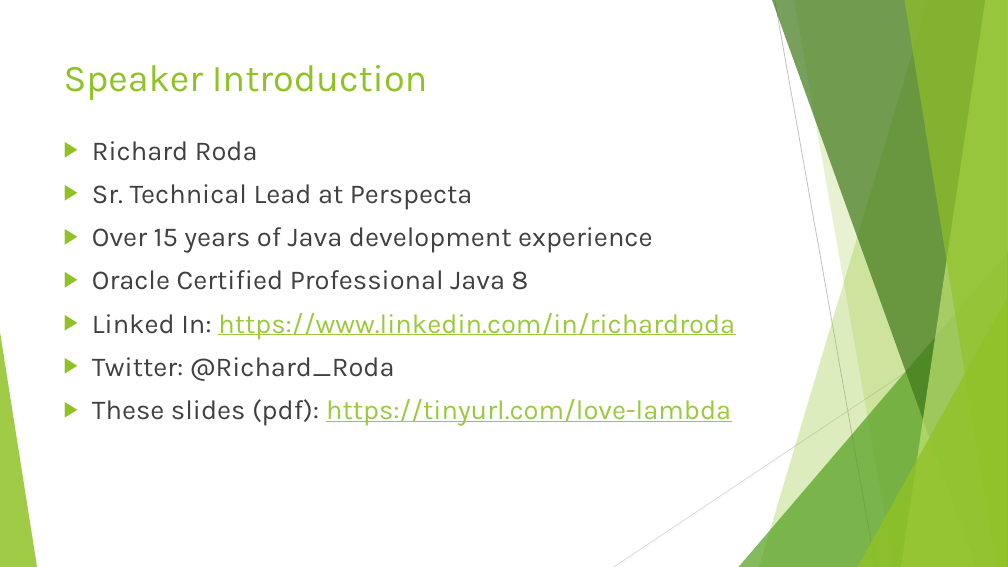
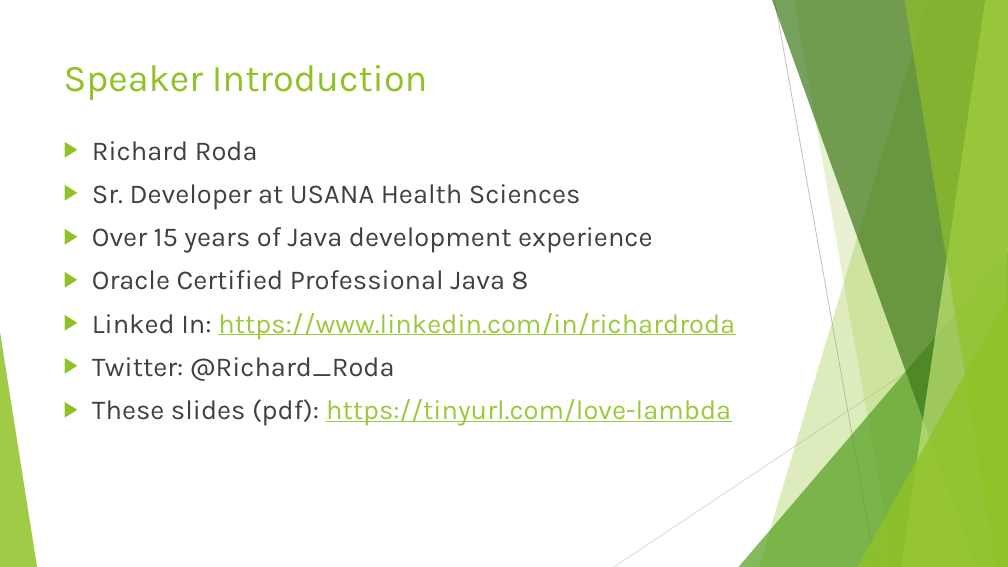
Before and after one commit to RichardRoda/2017-CodePaLOUsa-Lambda, a slide deck: slide 2 of Learning to Love the Lambda in the Stream.pptx. Drawn at 1008x567 pixels with LibreOffice and Linux fonts; fonts in the diff are those of the drawing. Boxes give left, top, right and bottom in pixels: in the first picture for what was removed or moved away, otherwise in the second. Text is boxed around its words. In the diff, an @@ line names an element or a change of style, - is before the commit and + after.

Commit message:
Update employer to USANA Health Sciences and Code PaLOUsa date to 2021.

```diff
--- a/Learning to Love the Lambda in the Stream.pptx
+++ b/Learning to Love the Lambda in the Stream.pptx
@@ text at [92, 184, 581, 210]: text changed @@
-▶ Sr. Technical Lead at Perspecta
+▶ Sr. Developer at USANA Health Sciences
```
Also in this commit, not shown: 1 other slide changed, 2 other files.
